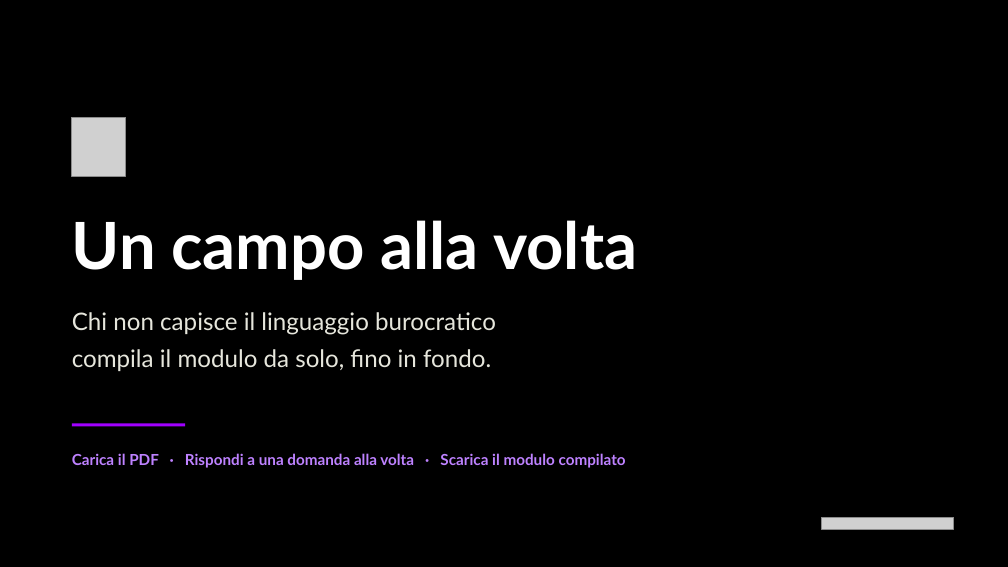
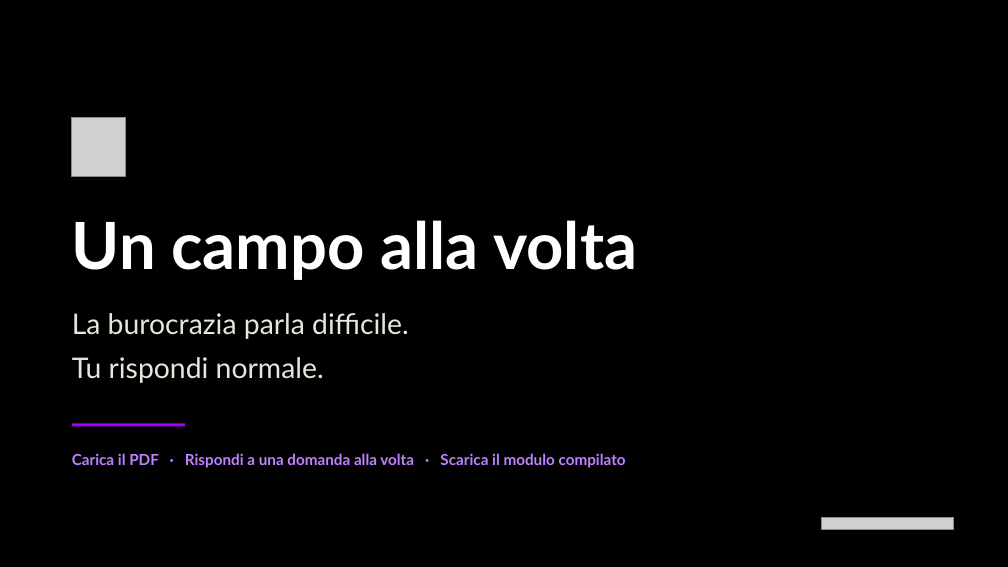
Before and after one commit to lucaCapocciAcn/hagenthon, a slide deck: slide 1 of app/presentation/un-campo-alla-volta.pptx. Drawn at 1008x567 pixels with LibreOffice and Linux fonts; fonts in the diff are those of the drawing; grey boxes stand for pictures. Boxes give left, top, right and bottom in pixels: in the first picture for what was removed or moved away, otherwise in the second. Text is boxed around its words. In the diff, an @@ line names an element or a change of style, - is before the commit and + after.

```diff
--- a/app/presentation/un-campo-alla-volta.pptx
+++ b/app/presentation/un-campo-alla-volta.pptx
@@ text at (72,313,409,383): text changed; size 23 to 27 pt @@
-Chi non capisce il linguaggio burocratico
-compila il modulo da solo, fino in fondo.
+La burocrazia parla difficile.
+Tu rispondi normale.
```
Also in this commit, not shown: 2 other slides changed, 2 other files.
